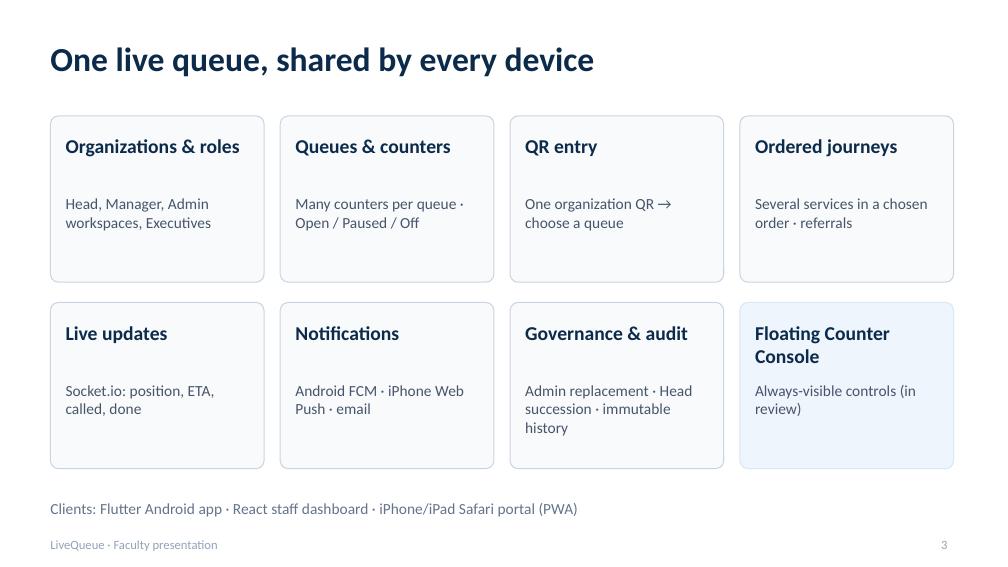
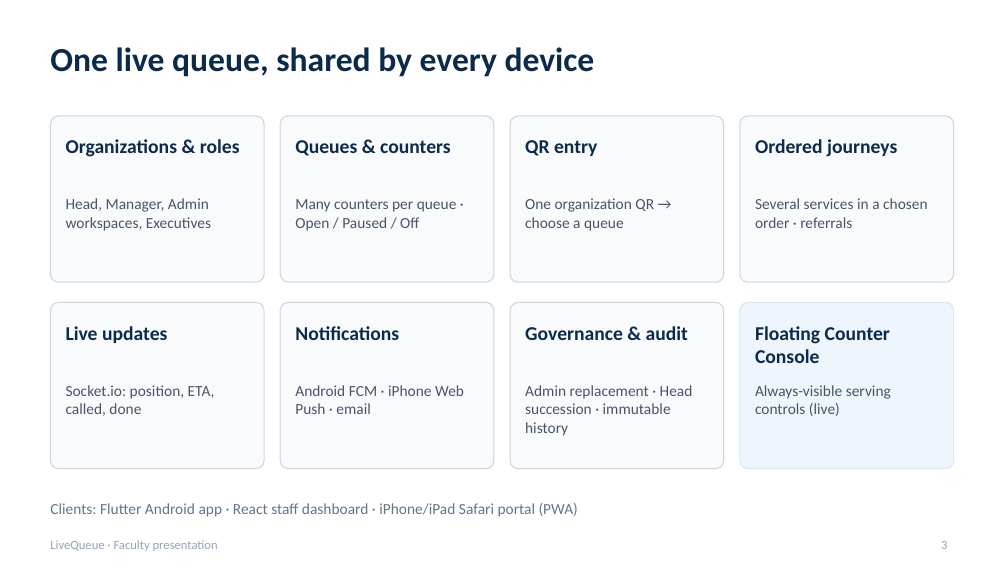
Before and after one commit to TMAn1An/LiveQueueApp, a slide deck: slide 3 of docs/presentation/LiveQueue_Production_Presentation.pptx. Drawn at 1008x567 pixels with LibreOffice and Linux fonts; fonts in the diff are those of the drawing. Boxes give left, top, right and bottom in pixels: in the first picture for what was removed or moved away, otherwise in the second. Text is boxed around its words. In the diff, an @@ line names an element or a change of style, - is before the commit and + after.

```diff
--- a/docs/presentation/LiveQueue_Production_Presentation.pptx
+++ b/docs/presentation/LiveQueue_Production_Presentation.pptx
@@ text at bbox=[755, 385, 891, 416]: text changed @@
-Always-visible controls (in review)
+Always-visible serving controls (live)
```
Also in this commit, not shown: 12 other slides changed, 6 other files.
